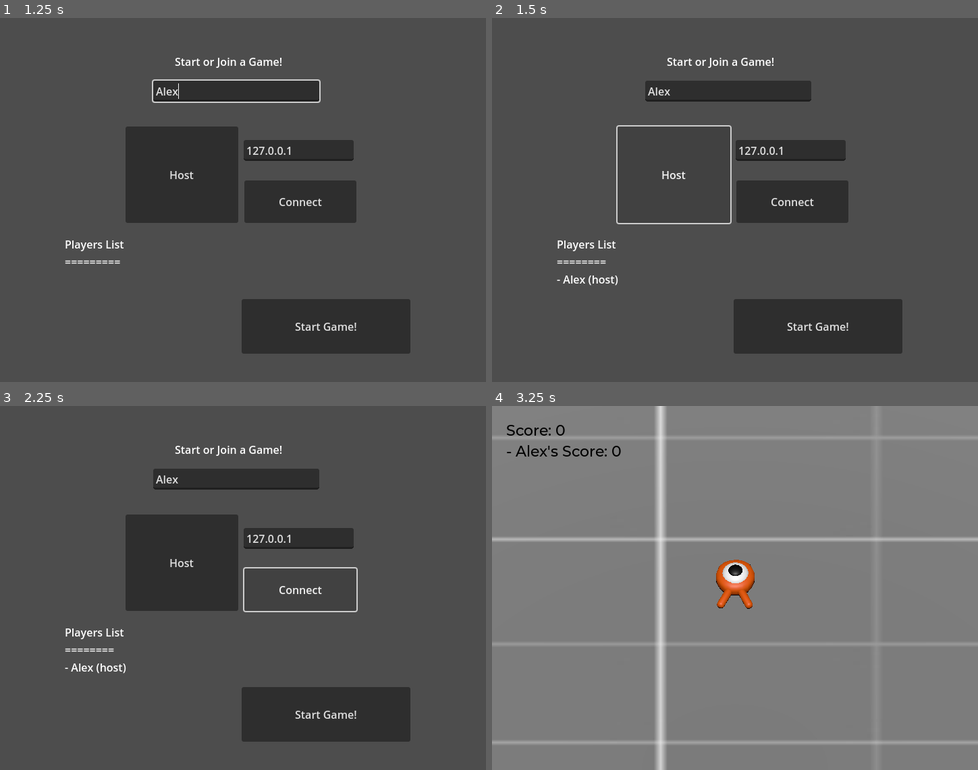
Above: before the commit, frames 1-4 (two rows, left to right).
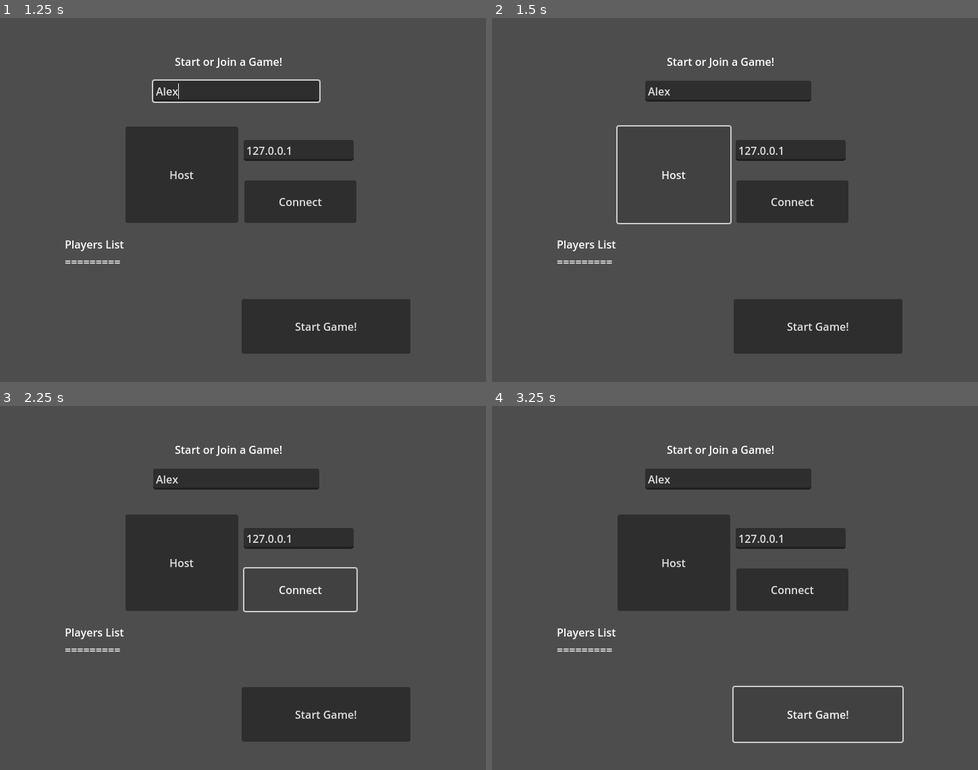
Above: after the commit, the same moments.

Repository: WolfangT/godot-tutorial-3d
Game: Godot game, scene res://main.tscn
Two runs of this game, one before a commit and one after it. Both use one fixed random seed, a clock stepped at 60 frames per second and the inputs below.
Inputs (mouse positions are in pixels of both pictures, inside the frame that each line leads up to):
- Up to frame 1 (1.25 s): click (238, 90) at 0.52 s; type "Alex" at 0.6 s
- Up to frame 2 (1.5 s): click "Host" at 1.25 s
- Up to frame 3 (2.25 s): click "Connect" at 2 s
- Up to frame 4 (3.25 s): click "Start Game!" at 2.75 s

Frame 1 is identical in both runs. In frame 2, 0.1% of the frame differs, in the area x 13-26%, y 66-74%; in frame 3, 0.1%; in frame 4, 100%, in the area x 0-100%, y 0-100%.
Error after the commit: Parse Error: Identifier "send_player_information" not declared in the current scope. (res://online_screen.gd:44)

Commit message:
update to online game

Diff:
--- a/online_screen.gd
+++ b/online_screen.gd
@@ -7,8 +7,12 @@
 var player_name: String
 @export var port := 8910
 var peer := WebSocketMultiplayerPeer.new()
+@export var SSL_CERT := "/etc/letsencrypt/live/www.wolfang.info.ve/cert.pem"
+@export var SSL_KEY := "/etc/letsencrypt/live/www.wolfang.info.ve/privkey.pem"
+@export var HOST_NAME := "www.wolfang.info.ve"
 
 
+# Called on node creation
 func _init() -> void:
 	peer.supported_protocols = ["ludus"]
 
@@ -20,24 +24,24 @@
 	multiplayer.connected_to_server.connect(connected_to_server)
 	multiplayer.connection_failed.connect(connection_failed)
 	if GameManager.DedicatedServer:
-		hostGame()
+		host_game()
 
 # Called every frame. 'delta' is the elapsed time since the previous frame.
 func _process(_delta: float) -> void:
 	pass
 
-# main functions
+# Networtk callbacks
 
 func peer_connected(id: int) -> void:
 	print("Player Connected: %s" % id)
 
 func peer_disconnected(id: int) -> void:
 	print("Player Disconnected: %s" % id)
-	RemovePlayerInformation.rpc(id)
+	remove_player_information.rpc(id)
 
 func connected_to_server() -> void:
 	print("Connected to Server")
-	SendPlayerInformation.rpc_id(1, multiplayer.get_unique_id(), $NameLine.text)
+	send_player_information.rpc_id(1, multiplayer.get_unique_id(), $NameLine.text)
 
 func connection_failed() -> void:
 	print("Connection Failed")
@@ -47,6 +51,21 @@
 	get_tree().root.get_node("MainGame").playing = false
 	get_tree().root.get_node("MainGame").queue_free()
 	get_tree().change_scene_to_file("res://main.tscn")
+
+
+# callbacks
+
+func _on_host_button_pressed() -> void:
+	host_game()
+	send_player_information(multiplayer.get_unique_id(), $NameLine.text)
+
+func _on_connect_button_pressed() -> void:
+	connect_to_server()
+
+func _on_start_button_pressed() -> void:
+	start_game.rpc()
+
+# Server comunications
 
 @rpc("any_peer", "call_remote")
 func SendPlayerInformation(id: int, _name: String) -> void:
@@ -60,11 +79,11 @@
 		}
 	if multiplayer.is_server():
 		for i in GameManager.Players:
-			SendPlayerInformation.rpc(i, GameManager.Players[i].name)
+			send_player_information.rpc(i, GameManager.Players[i].name)
 	update_player_list()
 
 @rpc("any_peer", "call_local")
-func RemovePlayerInformation(id: int):
+func remove_player_information(id: int):
 	if GameManager.Players.has(id):
 		if GameManager.Players[id].model != null:
 			GameManager.Players[id].model.queue_free()
@@ -78,26 +97,35 @@
 	get_tree().root.add_child(scene)
 	hide()
 
+# Main Fuctions
+
 func create_tls_options() -> TLSOptions:
-	var server_certs := X509Certificate.new()
-	server_certs.load("/etc/letsencrypt/live/www.wolfang.info.ve/cert.pem")
-	var server_key := CryptoKey.new()
-	server_key.load("/etc/letsencrypt/live/www.wolfang.info.ve/privkey.pem")
-	var server_tls_options := TLSOptions.server(server_key, server_certs)
+	var server_certs = X509Certificate.new()
+	server_certs.load(SSL_CERT)
+	var server_key = CryptoKey.new()
+	server_key.load(SSL_KEY)
+	var server_tls_options = TLSOptions.server(server_key, server_certs)
 	return server_tls_options
 
-func hostGame() -> void:
-	var error := peer.create_server(port, "0.0.0.0", create_tls_options())
+func host_game():
+	var error = peer.create_server(port, "0.0.0.0", create_tls_options())
 	if error != OK:
 		print("Cannot host: %s" % error)
 		return
 	multiplayer.set_multiplayer_peer(peer)
 	print("Waiting for Players!")
 
-func update_player_list() -> void:
+func connect_to_server() -> void:
+	ip_address = $IPLine.text
+	print("ip_address %s" % ip_address)
+	peer.create_client("wss://" + ip_address + ":" + str(port), TLSOptions.client())
+	multiplayer.set_multiplayer_peer(peer)
+
+
+func update_player_list():
 	var players_text = "Players List\n========\n"
 	for id in GameManager.Players:
-		if GameManager.Players[id].name == null or  GameManager.Players[id].name == "":
+		if GameManager.Players[id].name == null or GameManager.Players[id].name == "":
 			players_text += "- %s" % id
 		else:
 			players_text += "- %s" % GameManager.Players[id].name
@@ -105,18 +133,3 @@
 			players_text += " (host)"
 		players_text += "\n"
 	$PlayersList.text = players_text
-
-# callbacks
-
-func _on_host_button_pressed() -> void:
-	hostGame()
-	SendPlayerInformation(multiplayer.get_unique_id(), $NameLine.text)
-
-func _on_connect_button_pressed() -> void:
-	ip_address = $IPLine.text
-	print("ip_address %s" % ip_address)
-	peer.create_client("wss://" + ip_address + ":" + str(port), TLSOptions.client_unsafe())
-	multiplayer.set_multiplayer_peer(peer)
-
-func _on_start_button_pressed() -> void:
-	StartGame.rpc()
